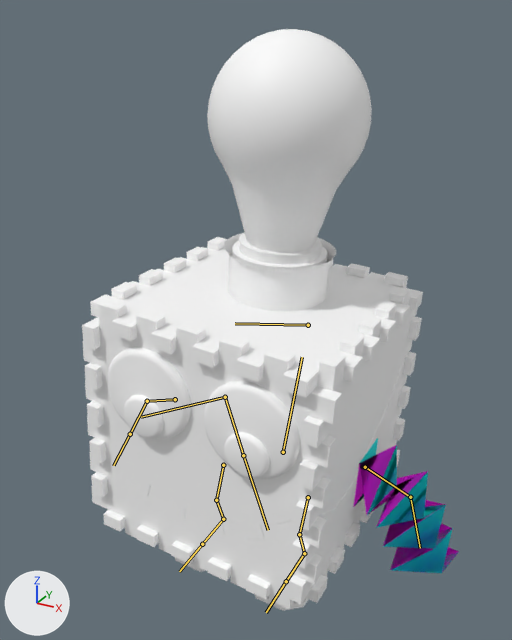
Two versions of the FBX model Experimental/Klappy/Animations/Stamp Animation Single.fbx, one commit apart.
Camera for both pictures: a 50 mm camera at (2.97, -5.5, 5.57) aimed at (0.0, -0.12, 2.88). The lights are fixed; the arrows at lower left show +X, +Y and +Z. The first picture is the older version. Both versions are drawn at frame 10 of the action 'Robot|RobotAction'; the numbers are the values there. The bones that change, and the others that lie on the model, are drawn over the model as lines.

Objects in the first picture: 'DNT'.
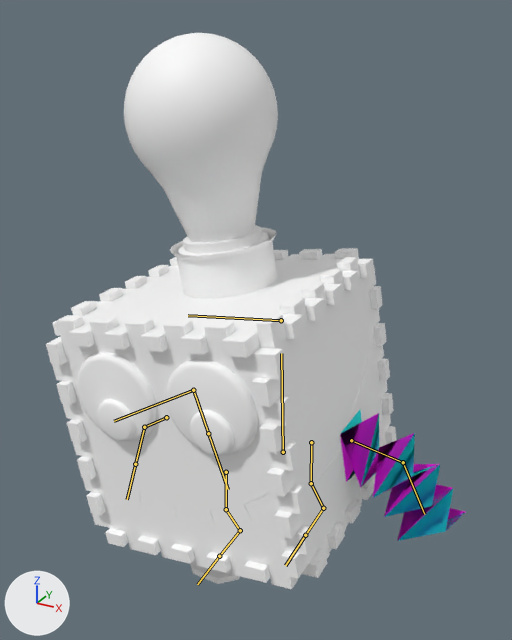
Boxes [x1, y1, x2, y2] around the edits, measured in the pictures (512 x 640 px):
'DNT', posed (11% wider): before [82, 29, 459, 611]; after [46, 33, 466, 589]
bone 'Base', root to tip: before (283, 452) to (302, 357); after (283, 452) to (281, 353)
bone 'Leg_R', root to tip: before (308, 497) to (299, 534); after (311, 442) to (311, 483)
bone 'Foot_R', root to tip: before (304, 553) to (286, 581); after (323, 508) to (305, 535)
bone 'Leg_L', root to tip: before (223, 465) to (216, 500); after (226, 472) to (226, 509)
bone 'Knee_L', root to tip: before (216, 500) to (223, 519); after (226, 509) to (240, 530)
bone 'Foot_L', root to tip: before (223, 519) to (202, 544); after (240, 530) to (219, 556)

Patch to the scene script:
```diff
--- a/Experimental/Klappy/Animations/Stamp Animation Single.fbx.py
+++ b/Experimental/Klappy/Animations/Stamp Animation Single.fbx.py
@@ bone_base @@
 bone_base = bpy.data.objects['Robot'].pose.bones['Base']
-bone_base.rotation_quaternion = (1.0, 0.0, 0.008, -0.028)  # degrees (0, 1, -3)
+bone_base.rotation_quaternion = (0.996, 0.0, -0.023, 0.084)  # degrees (0, -3, 10)
@@ bone_leg_r @@
 bone_leg_r = bpy.data.objects['Robot'].pose.bones['Leg_R']  # child of 'Base'
-bone_leg_r.location = (0.0, 0.0, 0.0)
+bone_leg_r.location = (0.172, -0.529, 0.098)
@@ bone_foot_r @@
 bone_foot_r = bpy.data.objects['Robot'].pose.bones['Foot_R']  # child of 'Knee_R'
-bone_foot_r.rotation_quaternion = (1.0, 0.0, 0.0, 0.0)  # degrees (0, 0, 0)
+bone_foot_r.rotation_quaternion = (0.996, -0.005, -0.087, -0.001)  # degrees (-1, -10, 0)
@@ bone_leg_l @@
 bone_leg_l = bpy.data.objects['Robot'].pose.bones['Leg_L']  # child of 'Base'
-bone_leg_l.location = (0.0, 0.0, 0.0)
+bone_leg_l.location = (-0.009, -0.028, -0.008)
@@ bone_knee_l @@
 bone_knee_l = bpy.data.objects['Robot'].pose.bones['Knee_L']  # child of 'Leg_L'
-bone_knee_l.location = (0.0, 0.0, 0.0)
+bone_knee_l.location = (0.017, -0.038, 0.037)
@@ bone_foot_l @@
 bone_foot_l = bpy.data.objects['Robot'].pose.bones['Foot_L']  # child of 'Knee_L'
-bone_foot_l.rotation_quaternion = (1.0, 0.0, 0.0, 0.0)  # degrees (0, 0, 0)
+bone_foot_l.rotation_quaternion = (0.996, 0.005, -0.087, 0.0)  # degrees (1, -10, 0)
```
